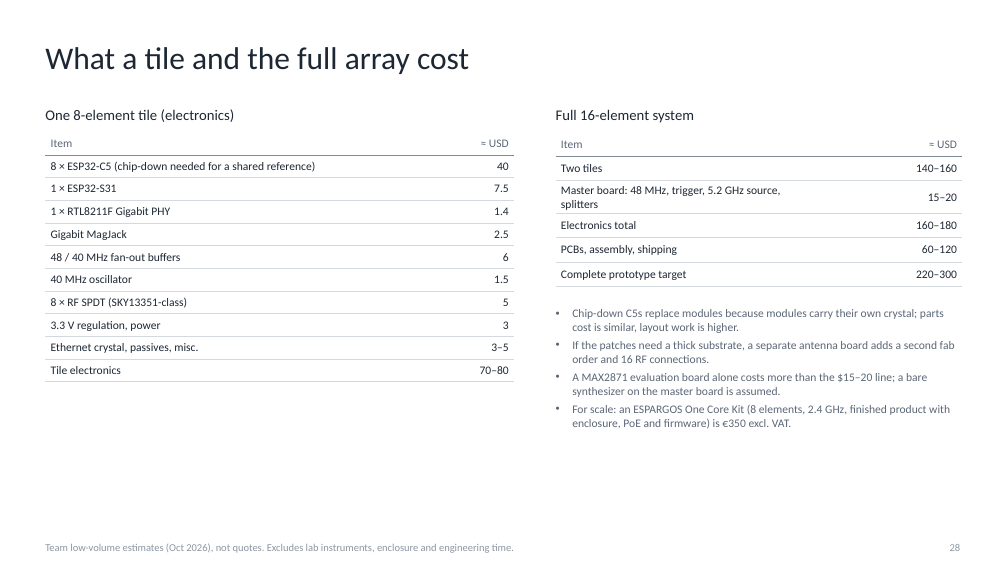
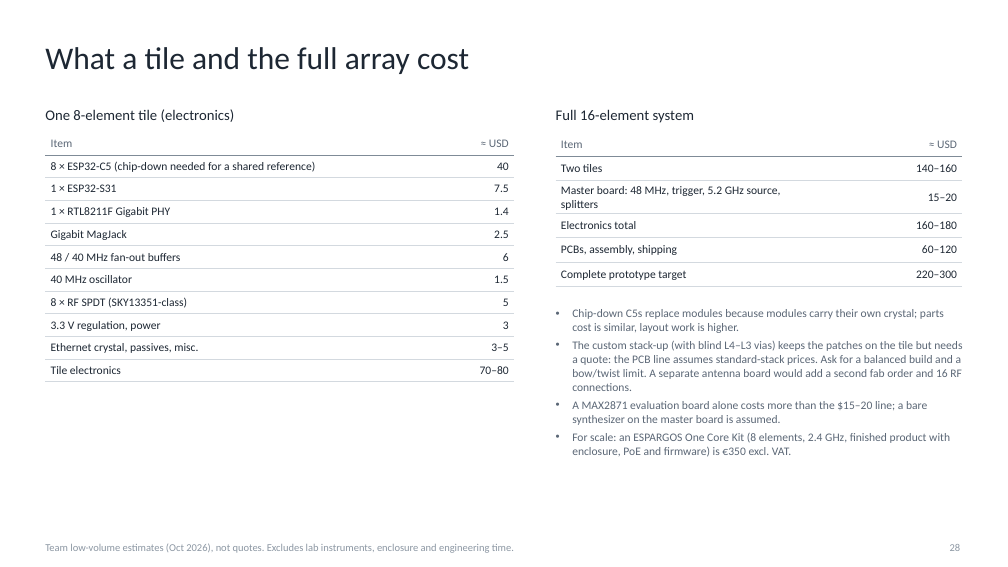
Before and after one commit to Seguar/seguar.github.io, a slide deck: slide 28 of esp32-c5-phased-array/deck/esp32_c5_phased_array_2x8_tiles.pptx. Drawn at 1008x567 pixels with LibreOffice and Linux fonts; fonts in the diff are those of the drawing. Boxes give left, top, right and bottom in pixels: in the first picture for what was removed or moved away, otherwise in the second. Text is boxed around its words. In the diff, an @@ line names an element or a change of style, - is before the commit and + after.

```diff
--- a/esp32-c5-phased-array/deck/esp32_c5_phased_array_2x8_tiles.pptx
+++ b/esp32-c5-phased-array/deck/esp32_c5_phased_array_2x8_tiles.pptx
@@ text at (572, 341, 962, 391): text changed @@
-• If the patches need a thick substrate, a separate antenna board adds a second fab order and 16 RF connections.
+• The custom stack-up (with blind L4–L3 vias) keeps the patches on the tile but needs a quote: the PCB line assumes standard-stack prices. Ask for a balanced build and a bow/twist limit. A separate antenna board would add a second fab order and 16 RF connections.
```
Also in this commit, not shown: 8 other slides changed, 14 other files.
